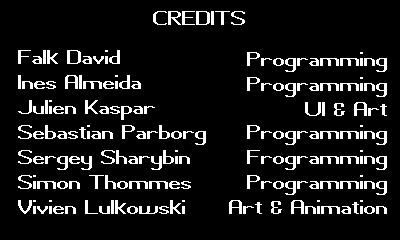
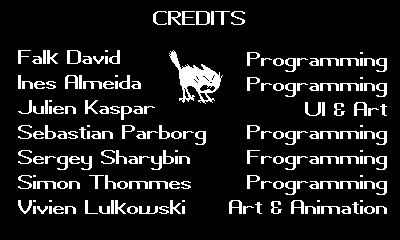
Comparing the layer stacks of the two 400×240 images. Changes:
added layer "cat" above "Paint Layer 3 (pasted)" over [169, 50, 223, 104]
painted on "Paint Layer 3 (pasted)" (1st of 3) over [169, 50, 223, 90]
painted on "Paint Layer 3 (pasted)" (2nd of 3) over [169, 50, 223, 104]
painted on "Paint Layer 3 (pasted)" (3rd of 3) over [169, 50, 223, 104]
